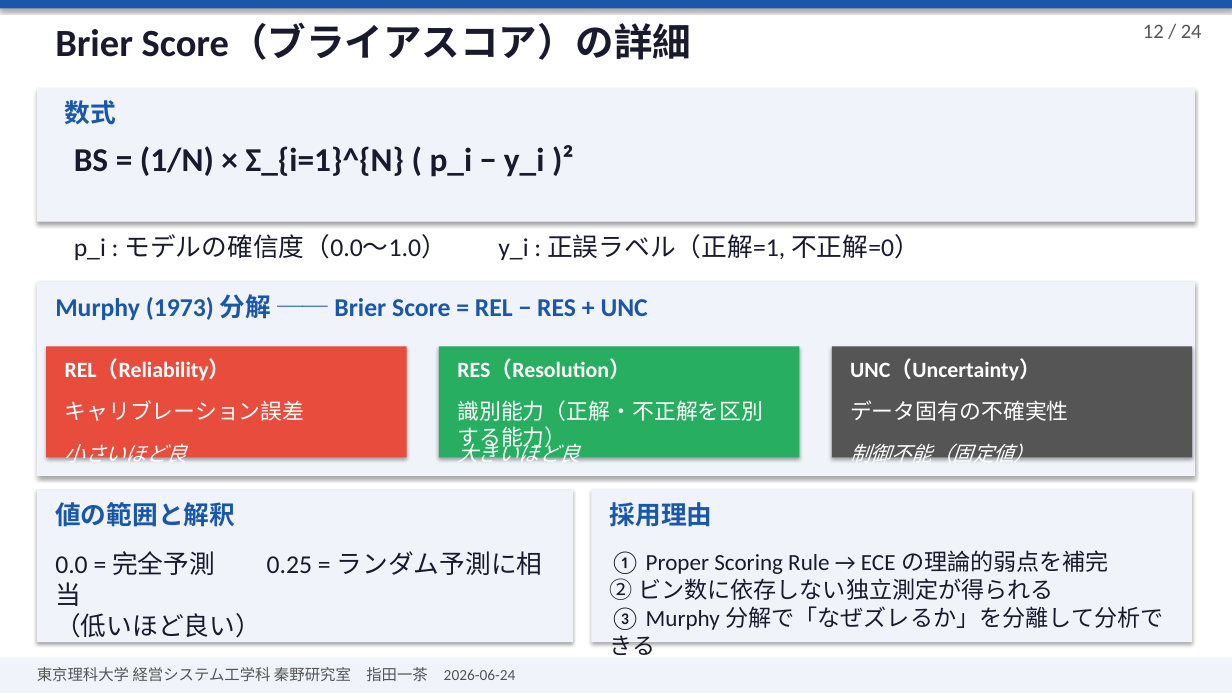
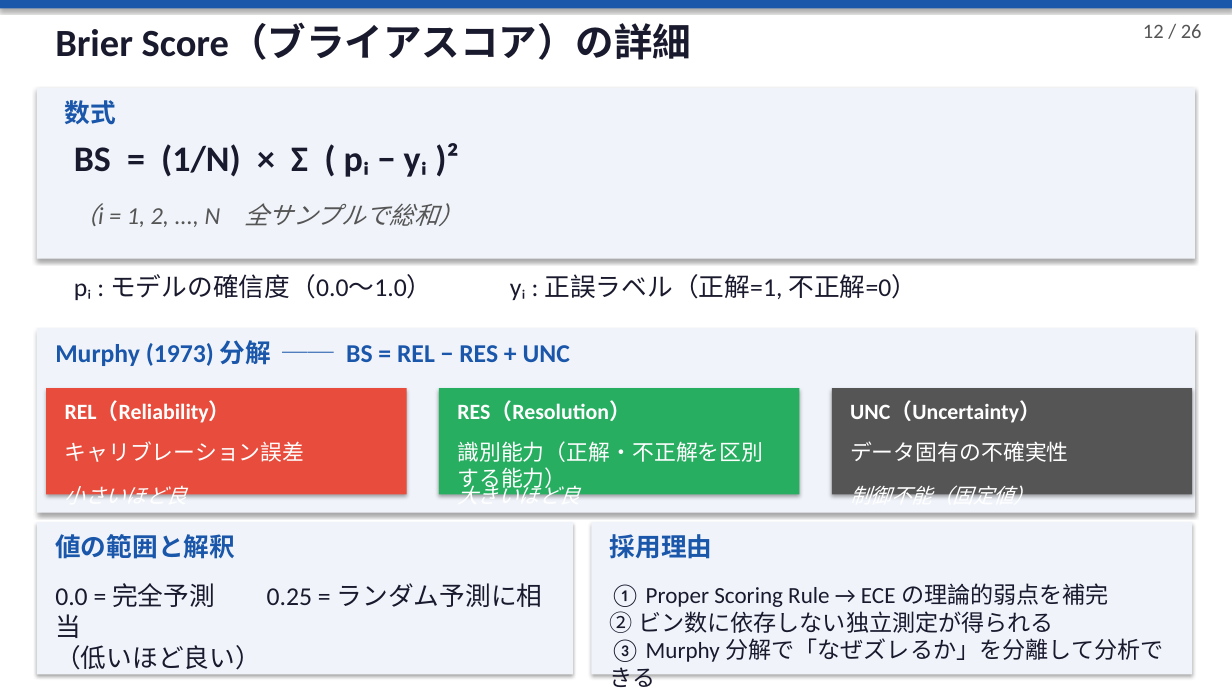
Before and after one commit to issa311sas-hub/test, a slide deck: slide 12 of research/presentations/2026-06-24-seminar-slides.pptx. Drawn at 1232x693 pixels with LibreOffice and Linux fonts; fonts in the diff are those of the drawing. Boxes give left, top, right and bottom in pixels: in the first picture for what was removed or moved away, otherwise in the second. Text is boxed around its words. In the diff, an @@ line names an element or a change of style, - is before the commit and + after.

```diff
--- a/research/presentations/2026-06-24-seminar-slides.pptx
+++ b/research/presentations/2026-06-24-seminar-slides.pptx
@@ text at [1143, 24, 1202, 38]: text changed @@
-12 / 24
+12 / 26
@@ rectangle: place and size @@
-rectangle at [37, 88, 1195, 222]
+rectangle at [37, 88, 1195, 259]
@@ text at [74, 143, 458, 177]: text changed; size 26 to 28 pt @@
-BS = (1/N) × Σ_{i=1}^{N} ( p_i − y_i )²
+BS = (1/N) × Σ ( pᵢ − yᵢ )²
@@ text added at [98, 203, 463, 227], 19 pt, text #555555, italic @@
+（i = 1, 2, ..., N 全サンプルで総和）
@@ text at [74, 274, 917, 300]: text changed @@
-p_i : モデルの確信度（0.0〜1.0） y_i : 正誤ラベル（正解=1, 不正解=0）
+pᵢ : モデルの確信度（0.0〜1.0） yᵢ : 正誤ラベル（正解=1, 不正解=0）
@@ rectangle: place and size @@
-rectangle at [37, 282, 1195, 476]
+rectangle at [37, 328, 1195, 513]
@@ text at [55, 340, 570, 366]: text changed @@
-Murphy (1973) 分解 ── Brier Score = REL − RES + UNC
+Murphy (1973) 分解 ── BS = REL − RES + UNC
@@ rectangle: place and size @@
-rectangle at [46, 347, 407, 457]
+rectangle at [46, 388, 407, 494]
@@ rectangle: place and size @@
-rectangle at [439, 347, 799, 457]
+rectangle at [439, 388, 799, 494]
@@ rectangle: place and size @@
-rectangle at [832, 347, 1192, 457]
+rectangle at [832, 388, 1192, 494]
@@ 6 texts: place and size @@
-6 texts at [65, 359, 1069, 451]
+6 texts at [65, 400, 1069, 492]
@@ text "小さいほど良" rewrapped from [65, 444, 188, 466] to [65, 481, 188, 508] @@
@@ text "大きいほど良" rewrapped from [457, 439, 580, 466] to [457, 481, 580, 504] @@
@@ text "制御不能（固定値）": place and size @@
-text "制御不能（固定値）" at [850, 439, 1034, 466]
+text "制御不能（固定値）" at [850, 481, 1034, 505]
@@ rectangle: place and size @@
-rectangle at [37, 490, 573, 642]
+rectangle at [37, 522, 573, 675]
@@ rectangle: place and size @@
-rectangle at [592, 490, 1192, 642]
+rectangle at [592, 522, 1192, 675]
@@ 3 texts: place and size @@
-3 texts at [55, 502, 713, 638]
+3 texts at [55, 534, 713, 670]
@@ text "① Proper Scoring Rule → ..." rewrapped from [610, 550, 1163, 630] to [610, 583, 1163, 687] @@
@@ rectangle removed at [0, 658, 1232, 693] @@
@@ text removed at [37, 667, 516, 682] @@
-東京理科大学 経営システム工学科 秦野研究室 指田一茶 2026-06-24
```
Also in this commit, not shown: 22 other slides changed, 2 slides added, 1 other file.
